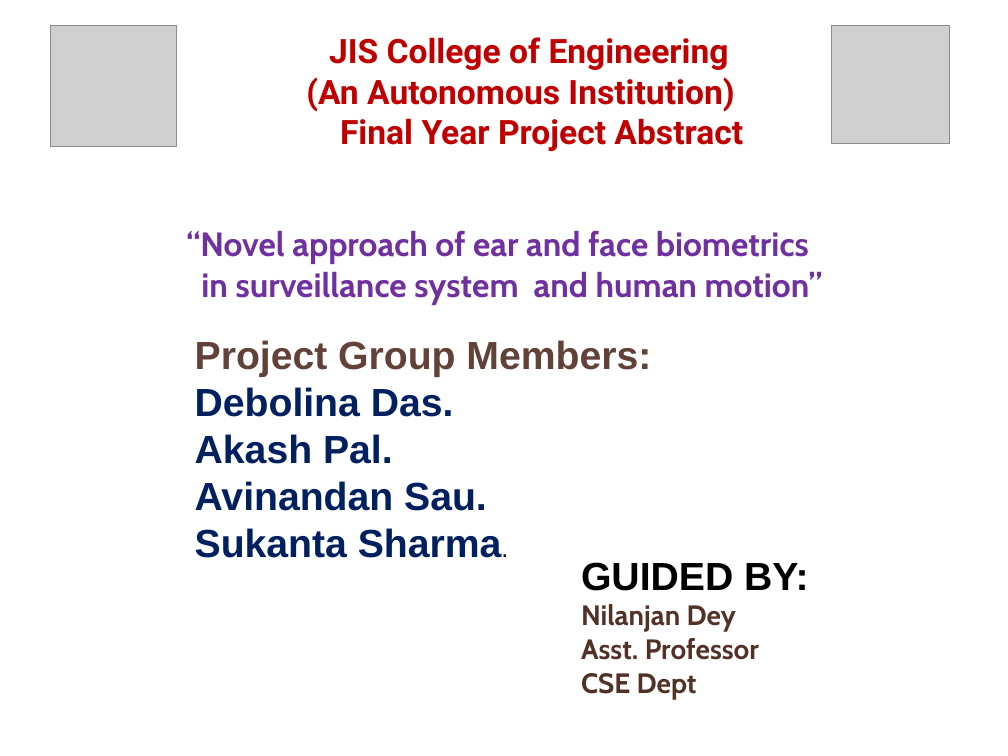
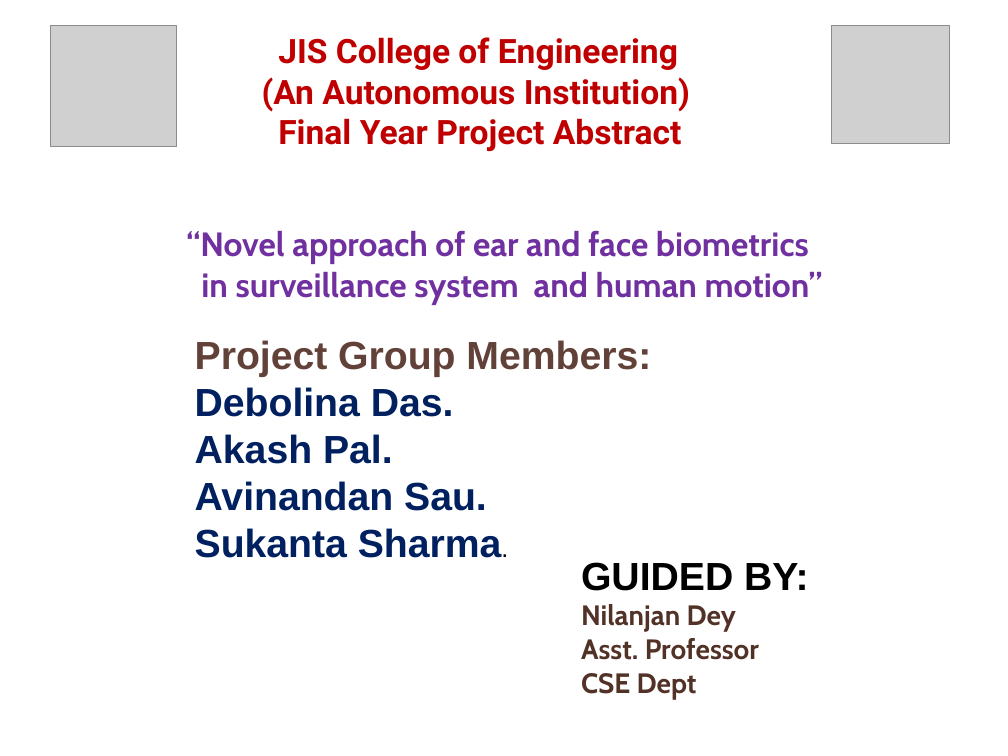
Before and after one commit to nsbgit/ImageProcessing_IJARCCE, a slide deck: slide 1 of Documents/Presentation.pptx. Drawn at 1008x756 pixels with LibreOffice and Linux fonts; fonts in the diff are those of the drawing; grey boxes stand for pictures; background and template pictures are left out. Boxes give left, top, right and bottom in pixels: in the first picture for what was removed or moved away, otherwise in the second. Text is boxed around its words. In the diff, an @@ line names an element or a change of style, - is before the commit and + after.

```diff
--- a/Documents/Presentation.pptx
+++ b/Documents/Presentation.pptx
@@ text "JIS College of Engineering (An ..." at (x1=262, y1=37, x2=690, y2=151): alignment centre to left @@
```
Also in this commit, not shown: 43 other files.
